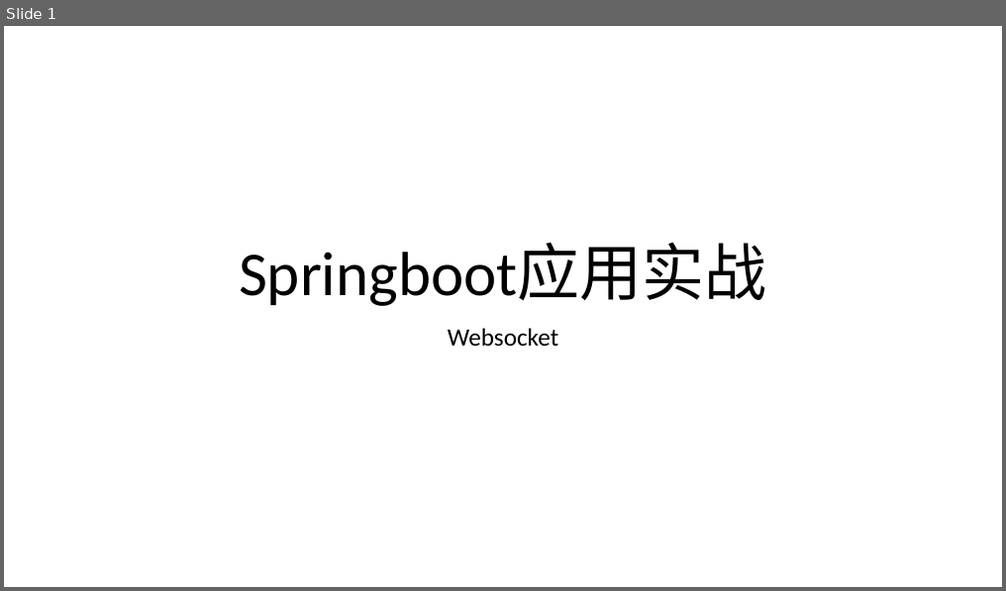
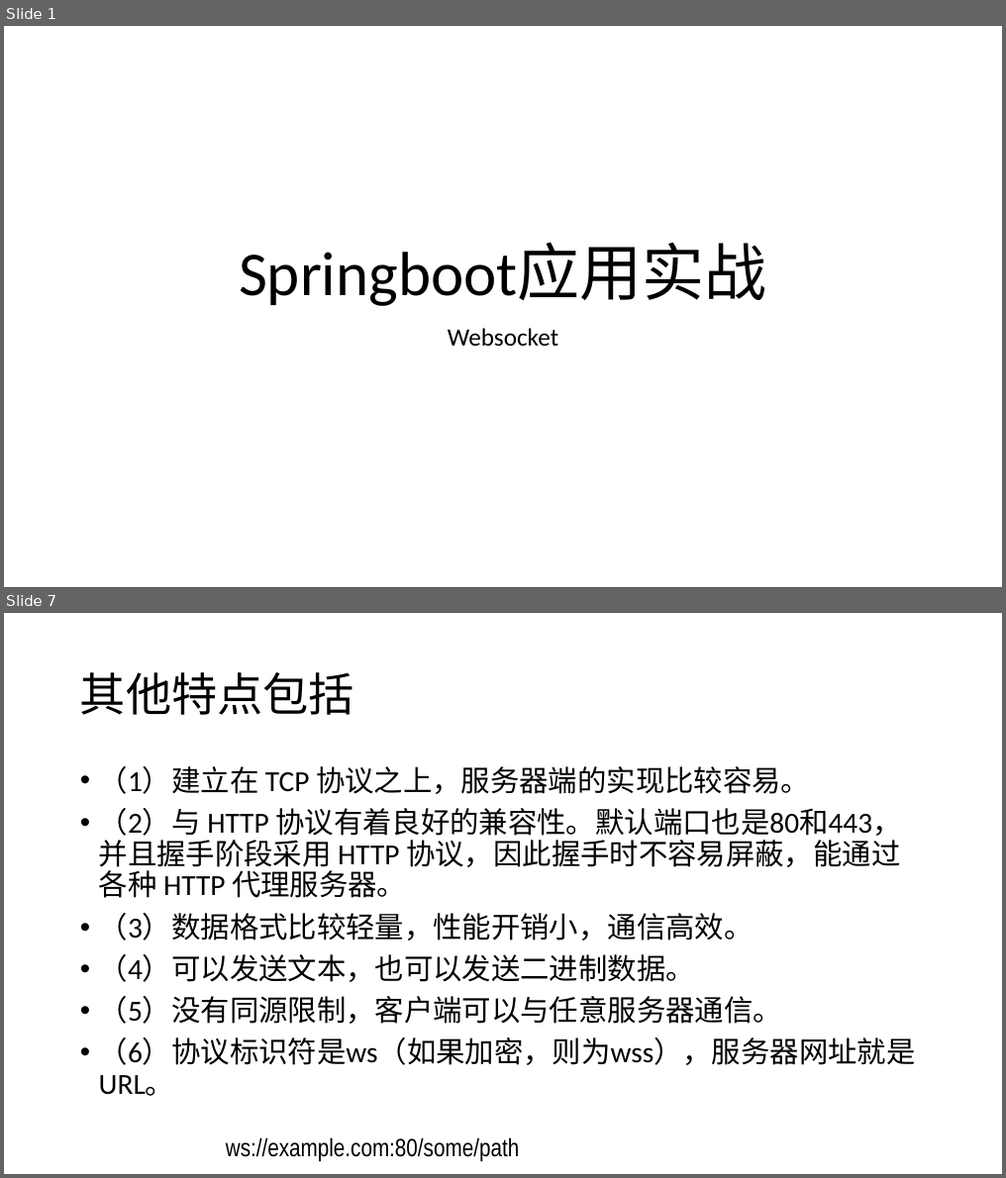
Before and after one commit to airuitian/MicroService, a slide deck: springboot/SpringBoot-websocket.pptx. Shown one above the other, each under a label of ours: slide 1 before the commit, slides 1 and 7 after it; the slides between them are not shown. The pictures are 1006x591 and 1006x1178 pixels, drawn with LibreOffice and Linux fonts; fonts in the diff are those of the drawing. Boxes give left, top, right and bottom in pixels: in the first picture for what was removed or moved away, otherwise in the second. Text is boxed around its words. In the diff, an @@ line names an element or a change of style, - is before the commit and + after.

```diff
--- a/springboot/SpringBoot-websocket.pptx
+++ b/springboot/SpringBoot-websocket.pptx
@@ slide 7 added at <box>4,613,1002,1174</box>, background #FFFFFF @@
@@ title added at <box>80,672,354,715</box>, 44 pt, text #000000 @@
+其他特点包括
@@ text added at <box>99,766,916,1096</box>, 28 pt, text #000000 @@
+• （1）建立在 TCP 协议之上，服务器端的实现比较容易。
+• （2）与 HTTP 协议有着良好的兼容性。默认端口也是80和443，并且握手阶段采用 HTTP 协议，因此握手时不容易屏蔽，能通过各种 HTTP 代理服务器。
+• （3）数据格式比较轻量，性能开销小，通信高效。
+• （4）可以发送文本，也可以发送二进制数据。
+• （5）没有同源限制，客户端可以与任意服务器通信。
+• （6）协议标识符是ws（如果加密，则为wss），服务器网址就是 URL。
@@ text added at <box>226,1138,519,1162</box>, 24 pt, text #000000 @@
+ws://example.com:80/some/path
```
Also in this commit, not shown: 1 slide changed, 19 other slides added, 1 slide removed, 2 other files.
